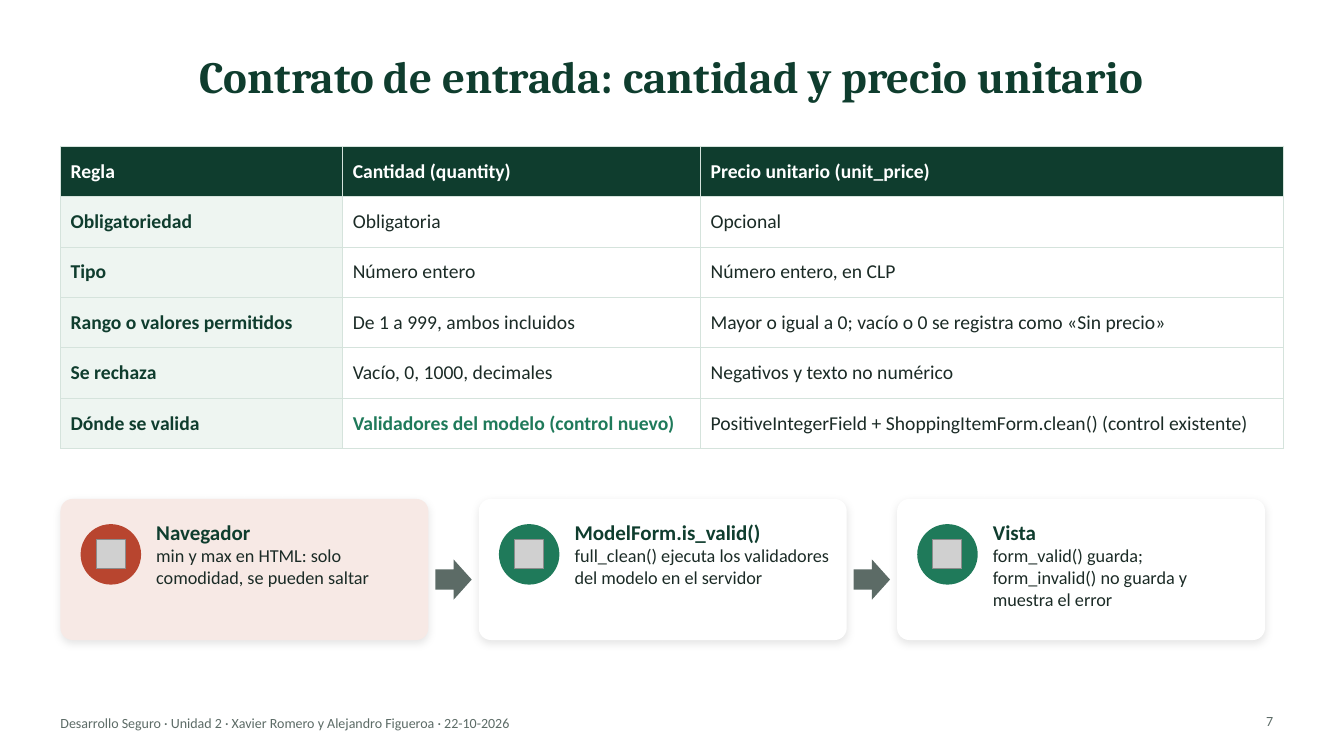
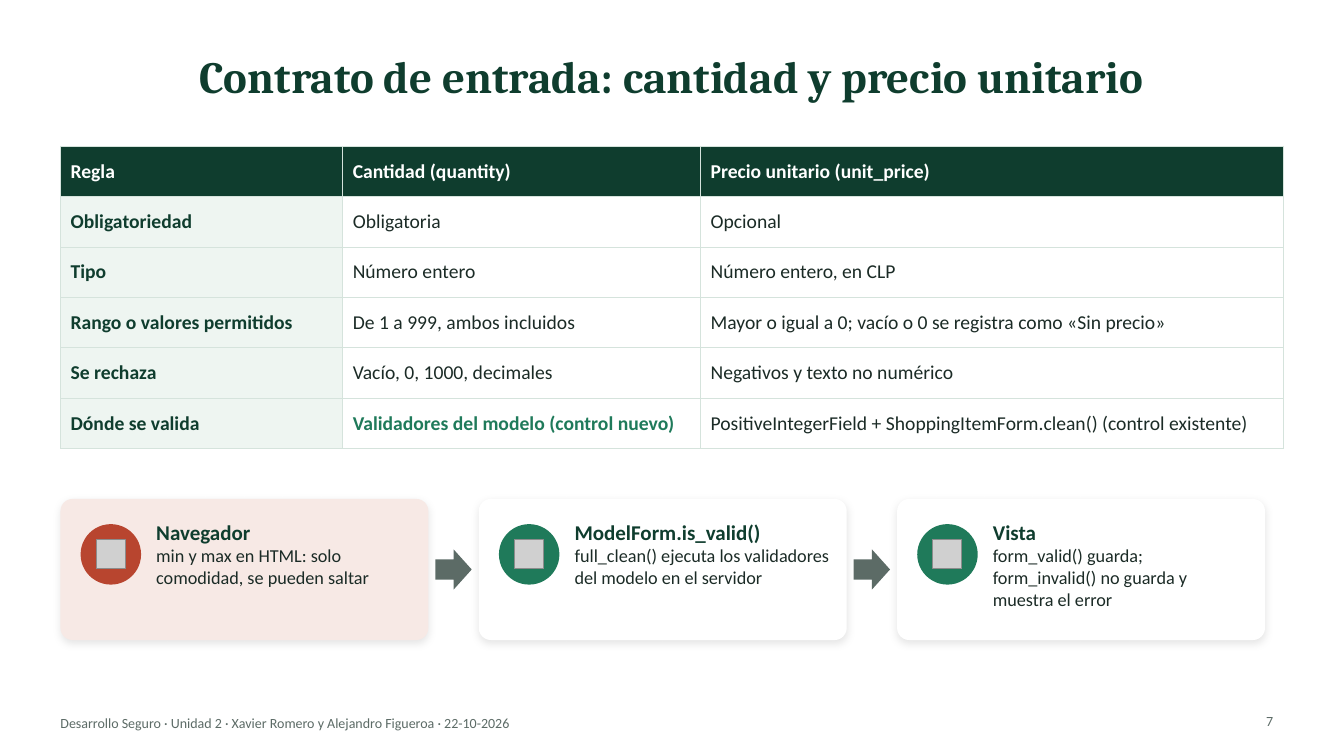
Before and after one commit to xaviiromf/desarrollo-seguro-10-09, a slide deck: slide 7 of evaluacion_u2/Presentacion_U2_Desarrollo_Seguro.pptx. Drawn at 1344x756 pixels with LibreOffice and Linux fonts; fonts in the diff are those of the drawing; grey boxes stand for pictures. Boxes give left, top, right and bottom in pixels: in the first picture for what was removed or moved away, otherwise in the second. Text is boxed around its words. In the diff, an @@ line names an element or a change of style, - is before the commit and + after.

```diff
--- a/evaluacion_u2/Presentacion_U2_Desarrollo_Seguro.pptx
+++ b/evaluacion_u2/Presentacion_U2_Desarrollo_Seguro.pptx
@@ right arrow: place and size @@
-right arrow at (436,560,472,600)
+right arrow at (436,549,472,590)
@@ right arrow: place and size @@
-right arrow at (854,560,890,600)
+right arrow at (854,549,890,590)
```
Also in this commit, not shown: 12 other slides changed, 10 other files.
